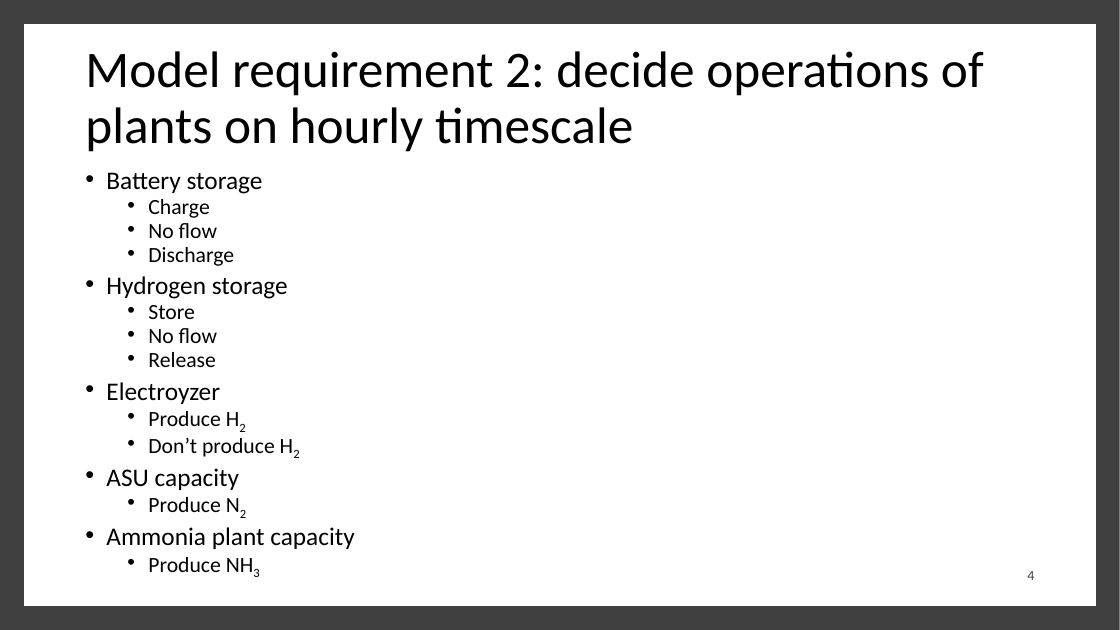
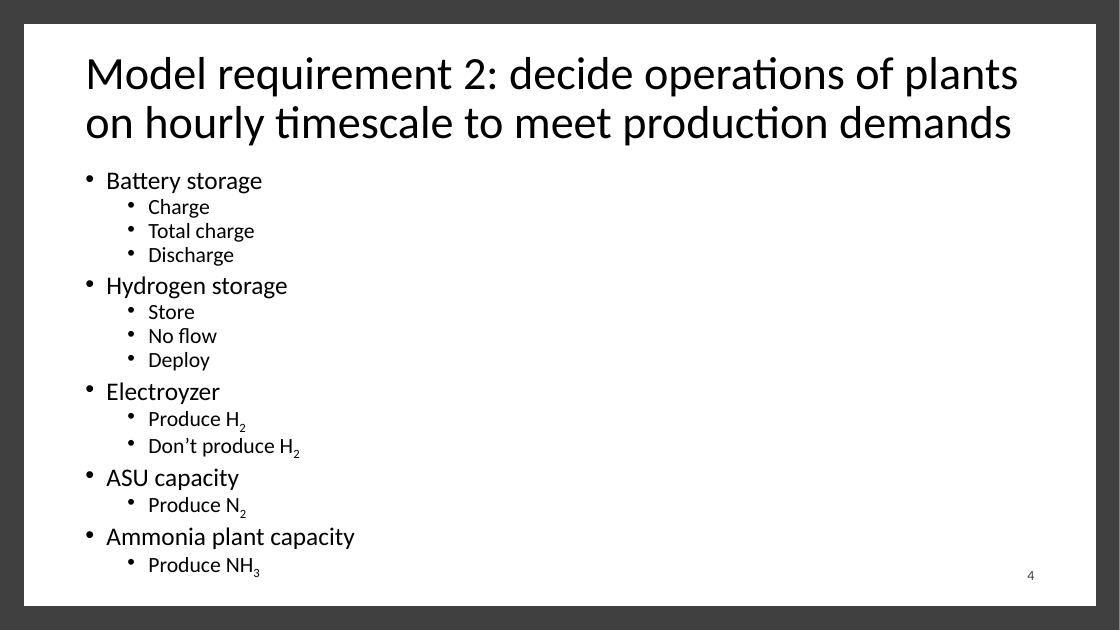
Before and after one commit to julflore000/KAUST, a slide deck: slide 4 of presentations/5_22 Work Review.pptx. Drawn at 1120x630 pixels with LibreOffice and Linux fonts; fonts in the diff are those of the drawing. Boxes give left, top, right and bottom in pixels: in the first picture for what was removed or moved away, otherwise in the second. Text is boxed around its words. In the diff, an @@ line names an element or a change of style, - is before the commit and + after.

Commit message:
Updated model

```diff
--- a/presentations/5_22 Work Review.pptx
+++ b/presentations/5_22 Work Review.pptx
@@ title at (x1=85, y1=57, x2=1018, y2=146): text changed; size 44 to 39.6 pt @@
-Model requirement 2: decide operations of plants on hourly timescale
+Model requirement 2: decide operations of plants on hourly timescale to meet production demands
@@ text at (x1=148, y1=223, x2=255, y2=242): text changed @@
-  • No flow
+  • Total charge
@@ text at (x1=148, y1=352, x2=210, y2=371): text changed @@
-  • Release
+  • Deploy
```
Also in this commit, not shown: 1 other slide changed, 5 slides added, 1 slide removed, 12 other files.
